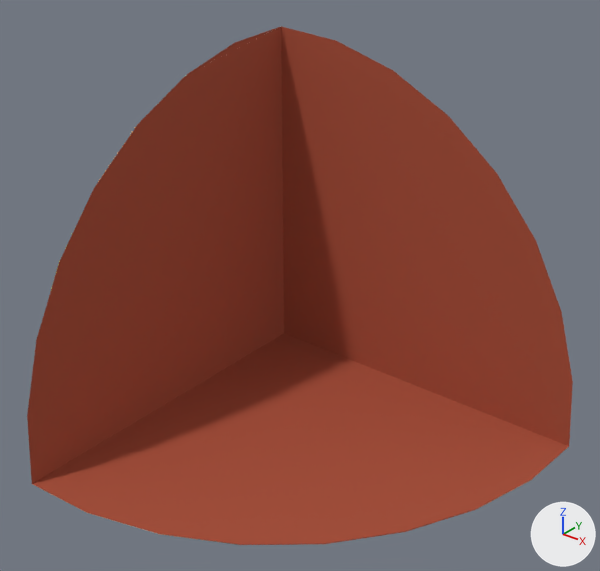
Two versions of the glTF model models/seperated_blocks/r4c1_body_brown.gltf, one commit apart.
One viewpoint serves both versions: a 50 mm camera at (2.16, -2.78, 1.74) aimed at (-0.05, -0.02, 0.03). Arrows for +X, +Y and +Z are at lower right; the lights stay in place. Objects named as collision shapes, trigger or cutter boxes, shadow casters or lower levels of detail are left out. Vertices at the same position are counted once.

Names of what the first picture shows: 'r4c1_body_brown'.
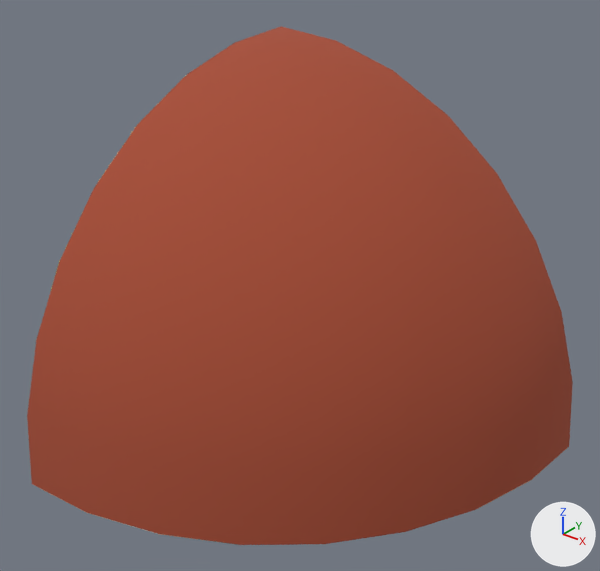
Changed parts and their boxes [x1, y1, x2, y2] in the pictures (600 x 571 px):
part 1 of me_sphere_019, added (red)
    after: [27, 27, 573, 544]

Diff of the bpy script that builds the scene:
```diff
--- a/models/seperated_blocks/r4c1_body_brown.gltf.py
+++ b/models/seperated_blocks/r4c1_body_brown.gltf.py
@@ me_sphere_019 @@
 # used by ob_r4c1_body_brown; location = (-1.0, 1.0, -1.0)
-me_sphere_019.from_pydata(...)  # 69 vertices, 109 faces; spans x 0.0..2.0, y -2.0..0.0, z 0.0..2.0
+me_sphere_019.from_pydata(...)  # 125 vertices, 246 faces; spans x 0.0..2.0, y -2.0..0.0, z 0.0..2.0
+# me_sphere_019 part 1
+# 56 vertices are added at x 0.08..1.96, y -1.92..0.0, z 0.39..1.96
+# 137 new faces join them
 me_sphere_019.materials.append(mat_material_002)
```
